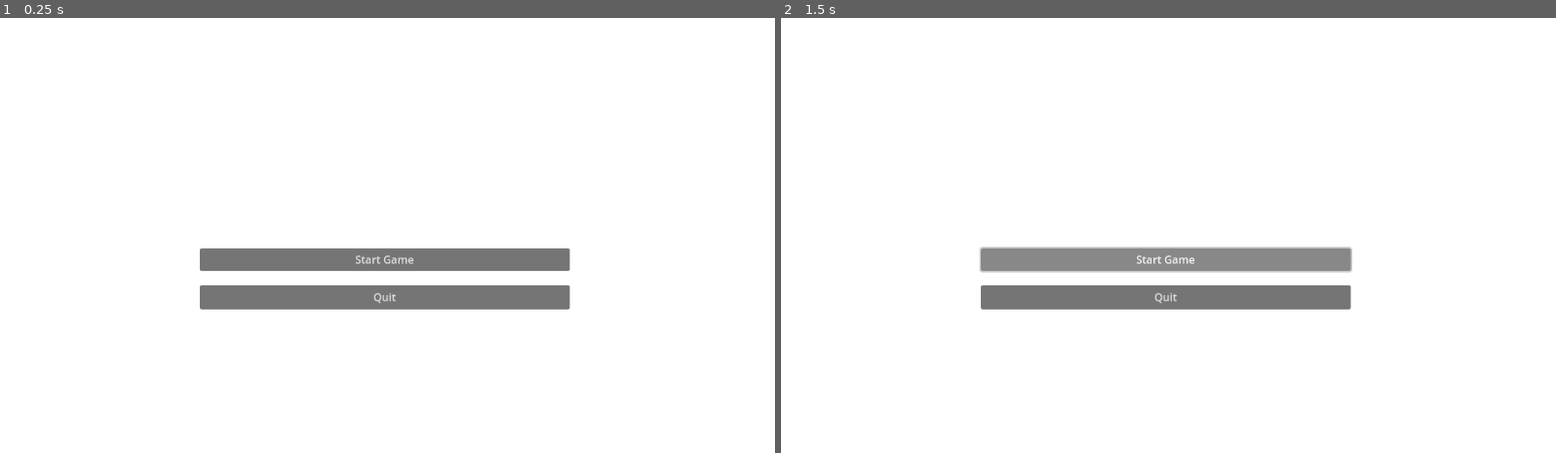
Above: before the commit, frames 1-2 (left to right).
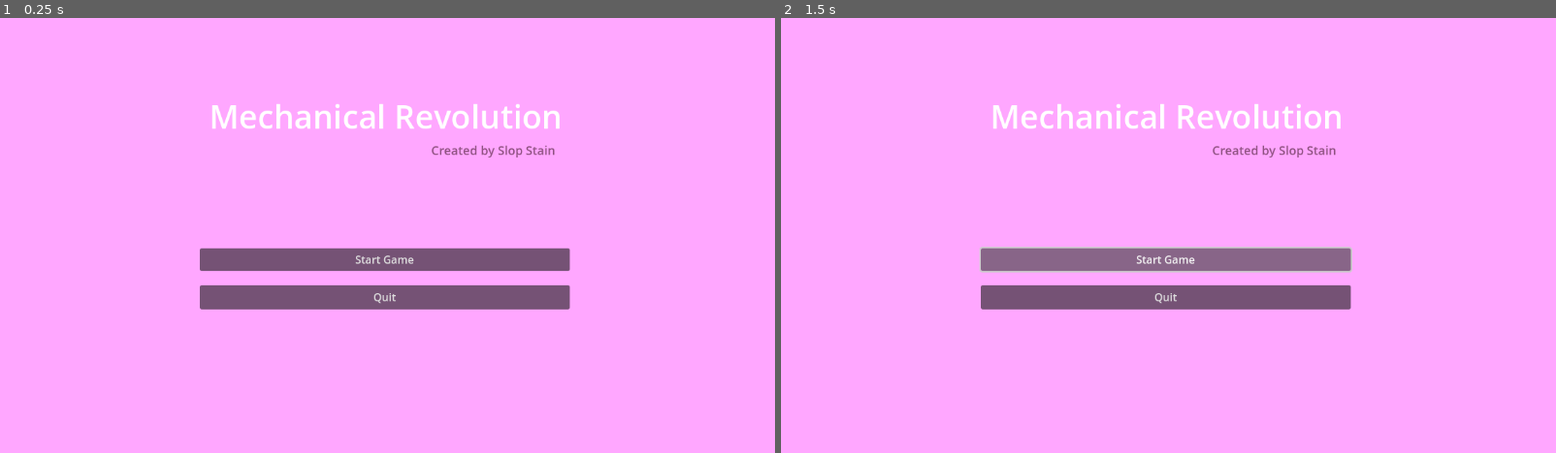
Above: after the commit, the same moments.

Repository: Newait/Mechanical_Revolution
Game: Godot game, scene res://scenes/game.tscn
Same seed, same stepped clock (60 frames per second), same inputs: the game is played once before the commit and once after it. The project has no main scene, so this scene is started directly.
Inputs:
- Up to frame 1 (0.25 s): no input
- Up to frame 2 (1.5 s): click "Start Game" at 0.5 s; click "Start Game" at 1.25 s

The runs differ from the first frame. In frame 1, 99% of the frame differs, in the area x 0-100%, y 0-100%; in frame 2, 99%.

Commit message:
Starting screen background, title, and creator
Add background color, game title, and creator.

Diff:
--- a/mechanical-revolution/scenes/game.tscn
+++ b/mechanical-revolution/scenes/game.tscn
@@ -19,6 +19,7 @@
 anchor_bottom = 1.0
 grow_horizontal = 2
 grow_vertical = 2
+color = Color(1, 0.654902, 1, 1)
 
 [node name="Play" type="Button" parent="UI/StartScreen/ColorRect"]
 layout_mode = 0
@@ -35,3 +36,24 @@
 offset_right = 847.0
 offset_bottom = 434.0
 text = "Quit"
+
+[node name="Game Name" type="Label" parent="UI/StartScreen"]
+layout_mode = 0
+offset_left = 251.0
+offset_top = 98.0
+offset_right = 897.0
+offset_bottom = 196.0
+theme_override_font_sizes/font_size = 48
+text = "Mechanical Revolution"
+horizontal_alignment = 1
+vertical_alignment = 1
+
+[node name="Creator" type="Label" parent="UI/StartScreen"]
+layout_mode = 0
+offset_left = 641.0
+offset_top = 184.0
+offset_right = 826.0
+offset_bottom = 210.0
+theme_override_colors/font_color = Color(0.5602082, 0.31961745, 0.5064362, 1)
+theme_override_font_sizes/font_size = 18
+text = "Created by Slop Stain"
